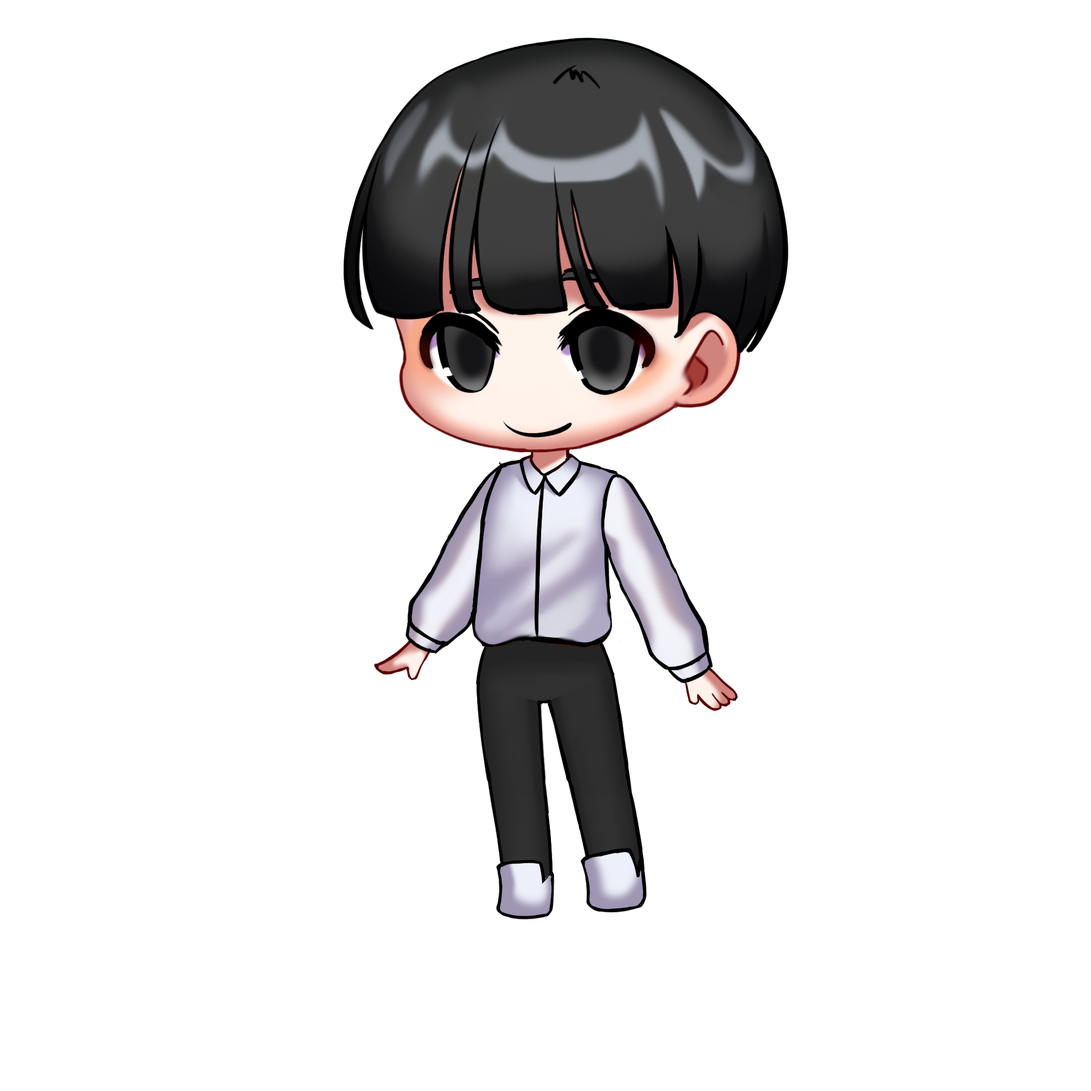
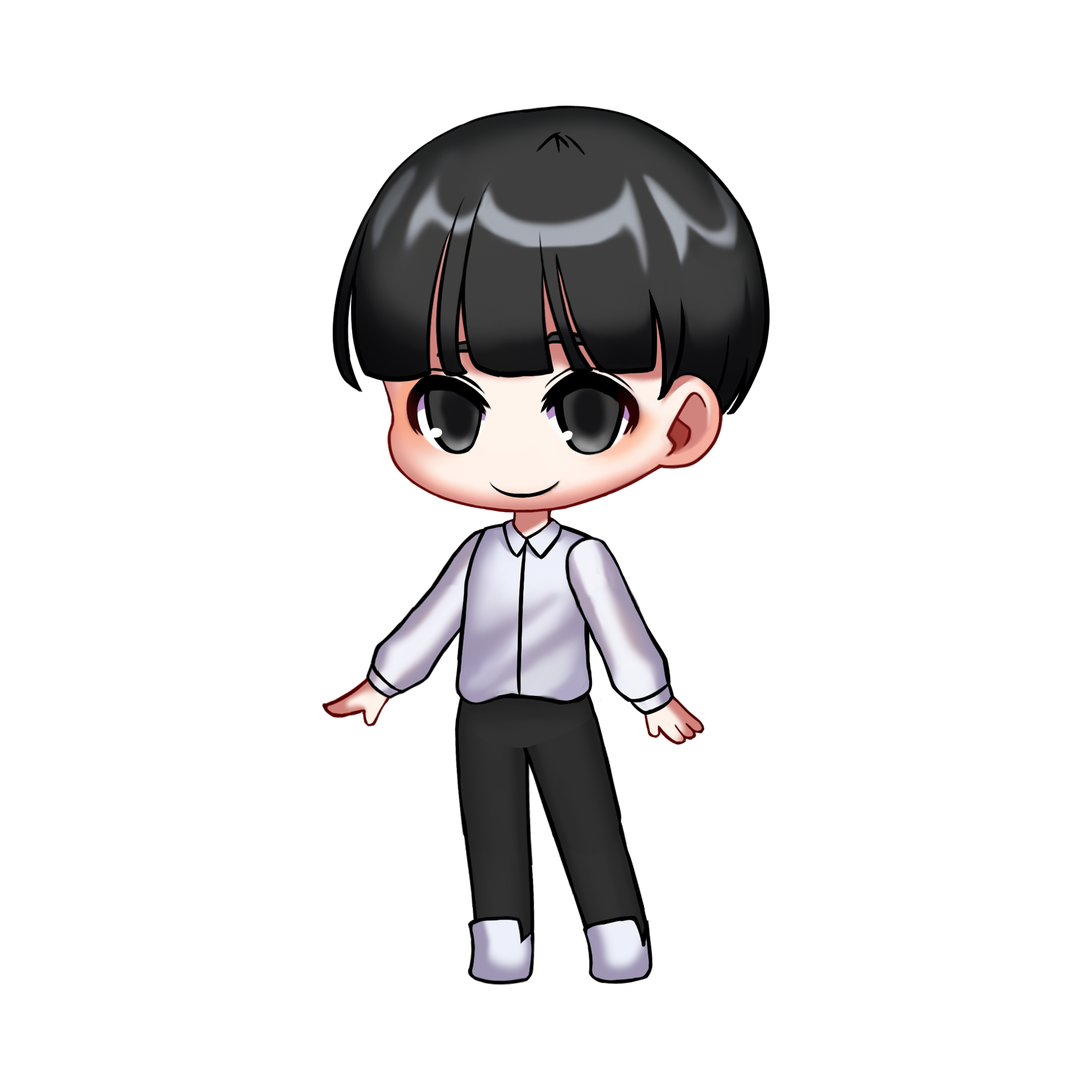
Revision of a layered 1091 × 1091 image; what changed, layer by layer:
renamed "대갈통" to "머리", painted on it over (332, 37, 790, 557)
removed layer "팔목 - 오른쪽" over (618, 539, 714, 684)
added layer "아래팔-R" above "위팔-R" over (576, 573, 676, 717)
renamed "팔뚝 - 오른쪽" to "위팔-R", painted on it over (564, 473, 678, 665)
painted on "몸통" over (454, 421, 622, 730)
removed layer "골반" over (475, 632, 616, 706)
removed layer "허벅지 - 오른쪽" over (544, 646, 630, 801)
removed layer "허벅지 - 왼쪽" over (476, 653, 547, 809)
removed layer "팔 - 왼쪽" over (405, 521, 505, 655)
added layer "골반-Up" above "허벅지-R" over (455, 670, 596, 749)
added layer "허벅지-R" above "허벅지-L" over (517, 686, 623, 857)
added layer "허벅지-L" above "골반-Down" over (454, 688, 533, 870)
added layer "골반-Down" above "발-R" over (455, 674, 597, 758)
added layer "발-R" above "발-L" over (582, 915, 654, 986)
added layer "발-L" above "종아리-R" over (467, 915, 577, 986)
added layer "종아리-R" above "종아리-L" over (551, 792, 650, 951)
added layer "종아리-L" above "아래팔-L" over (462, 790, 602, 958)
renamed "손 - 왼쪽" to "아래팔-L", moved it above "위팔-L", painted on it over (365, 577, 477, 701)
renamed "팔뚝 - 왼쪽" to "위팔-L", painted on it over (411, 460, 530, 647)
removed layer "신발 - 오른쪽" over (580, 848, 648, 914)
removed layer "신발 - 왼쪽" over (496, 859, 592, 921)
removed layer "종아리 - 오른쪽" over (565, 736, 646, 886)
removed layer "종아리 - 왼쪽" over (487, 750, 612, 892)
added layer "손-L" over (321, 665, 411, 728)
…and 2 more changes (1 added, 1 removed)
